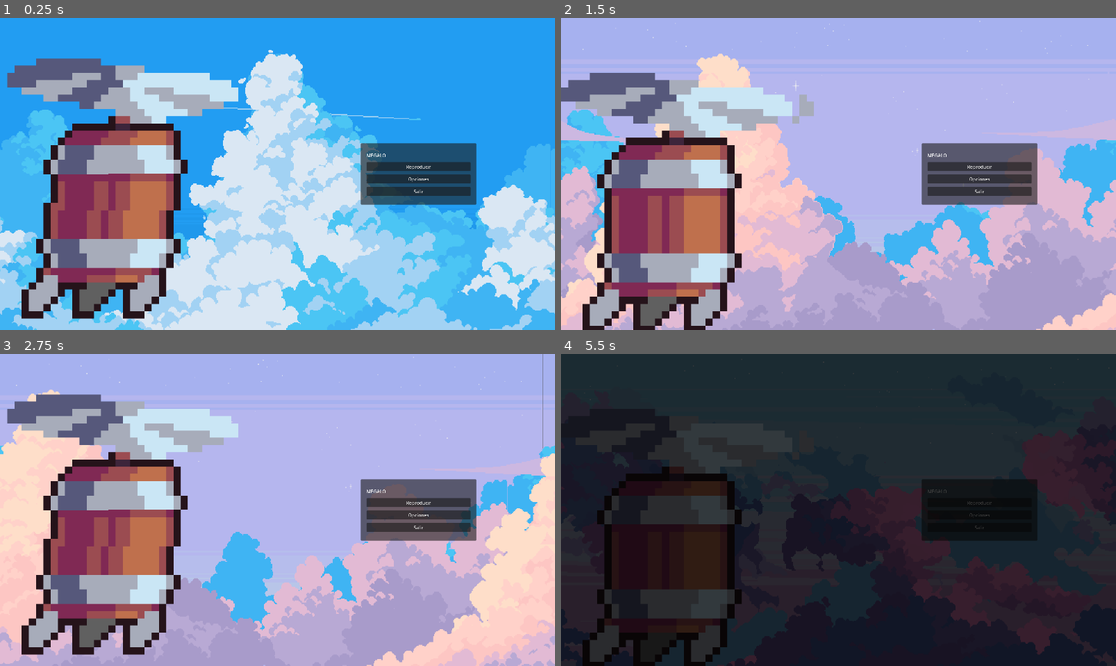
Above: before the commit, frames 1-4 (two rows, left to right).
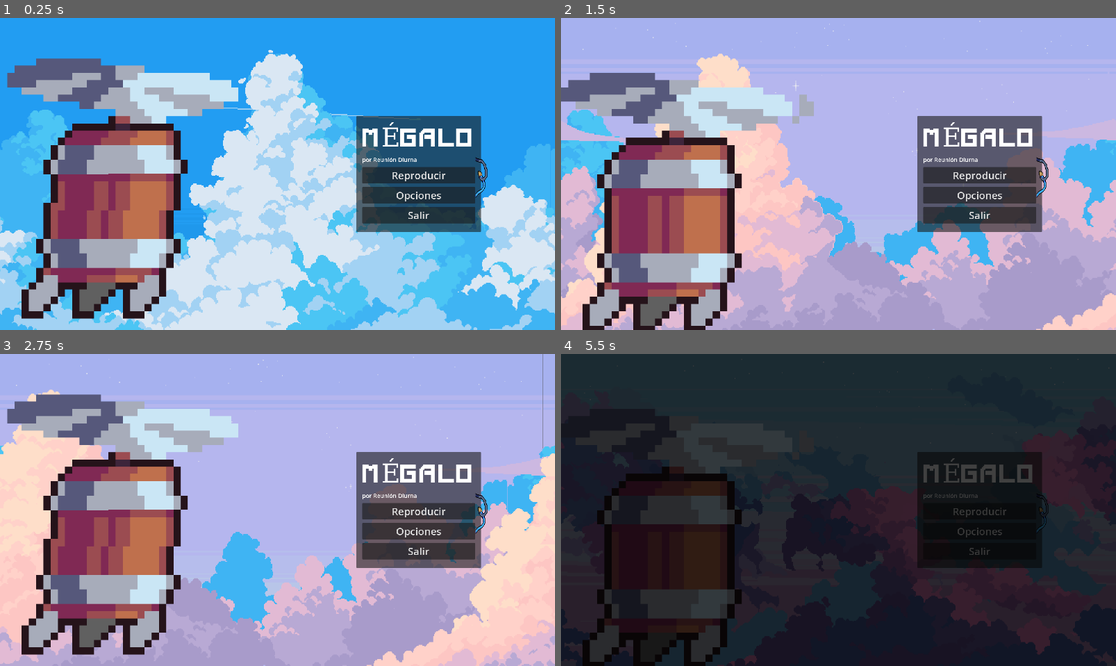
Above: after the commit, the same moments.

Repository: linkinmjs/megalo
Game: Godot game, scene res://scenes/main.tscn
The game is run twice, just before and just after one commit, with the same random seed, the same clock (stepped at 60 frames per second) and the same inputs.
Inputs:
- Up to frame 1 (0.25 s): no input
- Up to frame 2 (1.5 s): hold D (right) 0.53-1.28 s; hold E (action) 0.53-1.28 s; hold A (left) from 1.28 s (still down); tap Space (fly) at 1.35 s
- Up to frame 3 (2.75 s): release A (left) at 2.03 s; hold D (right) from 2.03 s (still down); hold Q (spawn_extra) from 2.03 s (still down)
- Up to frame 4 (5.5 s): release Q (spawn_extra) at 2.78 s; tap E (action) at 2.85 s; release D (right) at 3.53 s; hold A (left) from 3.53 s (still down); tap Space (fly) at 3.6 s; tap Q (spawn_extra) at 4.35 s; hold E (action) from 5.03 s (still down)

The runs differ from the first frame. In frame 1, 6.0% of the frame differs, in the area x 64-88%, y 31-69%; in frame 2, 6.0%; in frame 3, 5.9%; in frame 4, 4.3%.

Commit message:
Add some UI items

Diff:
--- a/project.godot
+++ b/project.godot
@@ -24,6 +24,7 @@
 window/size/viewport_width=1920
 window/size/viewport_height=1080
 window/size/mode=2
+mouse_cursor/custom_image="uid://0n4ec1ft5cq3"
 
 [global_group]
 
--- a/scenes/UI/menu.tscn
+++ b/scenes/UI/menu.tscn
@@ -1,7 +1,9 @@
-[gd_scene load_steps=8 format=3 uid="uid://chxf1klkgtdrg"]
+[gd_scene load_steps=10 format=3 uid="uid://chxf1klkgtdrg"]
 
 [ext_resource type="Script" uid="uid://btukdwwtd8pkh" path="res://scripts/menu.gd" id="1_u81ku"]
 [ext_resource type="Texture2D" uid="uid://r8g81rmj56n0" path="res://assets/sprites/player/walk.png" id="2_2tfbb"]
+[ext_resource type="FontFile" uid="uid://bdra8sxhvjkoe" path="res://assets/fonts/CyberpunkCraftpixPixel.otf" id="3_2un8v"]
+[ext_resource type="Texture2D" uid="uid://b07vho0x33mhw" path="res://assets/sprites/decor/7.png" id="4_iysyy"]
 
 [sub_resource type="AtlasTexture" id="AtlasTexture_tbgi4"]
 atlas = ExtResource("2_2tfbb")
@@ -102,20 +104,35 @@
 
 [node name="Label" type="Label" parent="HBoxContainer/MenuSlot/MenuCard/MarginContainer/VBoxContainer"]
 layout_mode = 2
+theme_override_fonts/font = ExtResource("3_2un8v")
+theme_override_font_sizes/font_size = 90
 text = "MÉGALO"
+
+[node name="Label2" type="Label" parent="HBoxContainer/MenuSlot/MenuCard/MarginContainer/VBoxContainer"]
+layout_mode = 2
+theme_override_font_sizes/font_size = 20
+text = "por Reunión Diurna"
 
 [node name="PlayButton" type="Button" parent="HBoxContainer/MenuSlot/MenuCard/MarginContainer/VBoxContainer"]
 layout_mode = 2
+theme_override_font_sizes/font_size = 35
 text = "Reproducir"
 
 [node name="OptionsButton" type="Button" parent="HBoxContainer/MenuSlot/MenuCard/MarginContainer/VBoxContainer"]
 layout_mode = 2
+theme_override_font_sizes/font_size = 35
 text = "Opciones"
 
 [node name="ExitButton" type="Button" parent="HBoxContainer/MenuSlot/MenuCard/MarginContainer/VBoxContainer"]
 layout_mode = 2
+theme_override_font_sizes/font_size = 35
 text = "Salir
 "
 
+[node name="Decor" type="Sprite2D" parent="HBoxContainer/MenuSlot/MenuCard"]
+position = Vector2(440.5, 213)
+scale = Vector2(1.8125, 2.25)
+texture = ExtResource("4_iysyy")
+
 [connection signal="pressed" from="HBoxContainer/MenuSlot/MenuCard/MarginContainer/VBoxContainer/PlayButton" to="." method="_on_play_button_pressed"]
 [connection signal="pressed" from="HBoxContainer/MenuSlot/MenuCard/MarginContainer/VBoxContainer/ExitButton" to="." method="_on_exit_button_pressed"]
Binary file added: assets/cursor/1.png
Not shown, added: assets/cursor/1.png.import
Binary file added: assets/cursor/2.png
Not shown, added: assets/cursor/2.png.import
Binary file added: assets/cursor/3.png
Not shown, added: assets/cursor/3.png.import
Binary file added: assets/cursor/4.png
Not shown, added: assets/cursor/4.png.import
Binary file added: assets/fonts/CyberpunkCraftpixPixel.otf
Not shown, added: assets/fonts/CyberpunkCraftpixPixel.otf.import
Binary file added: assets/sprites/decor/1.png
Not shown, added: assets/sprites/decor/1.png.import
(and 14 more such lines)
